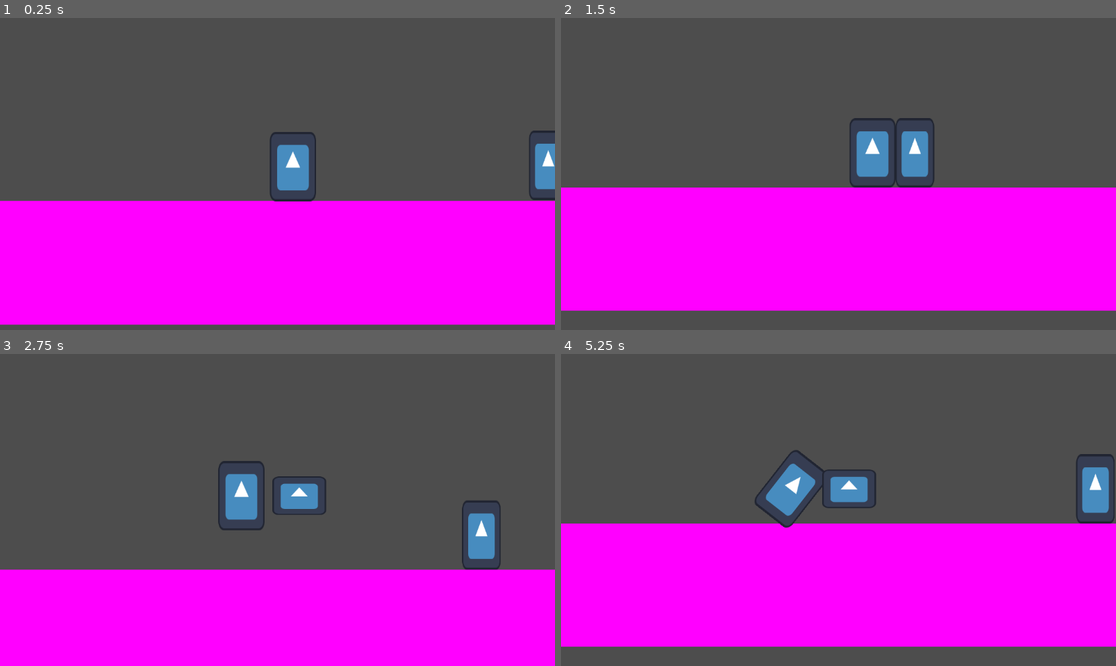
Above: before the commit, frames 1-4 (two rows, left to right).
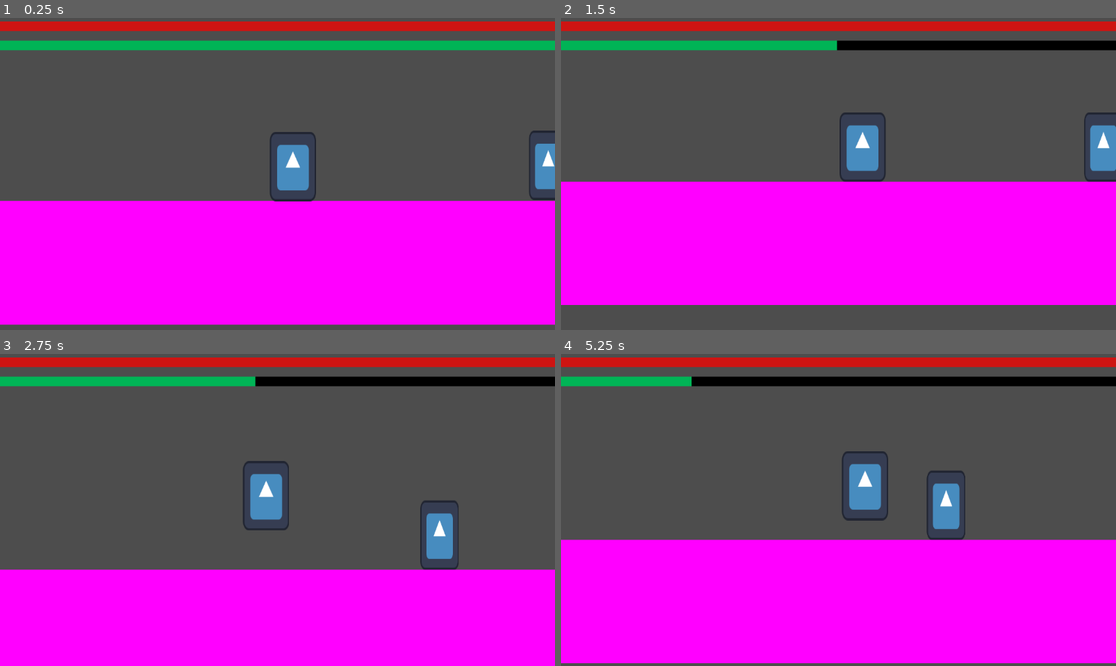
Above: after the commit, the same moments.

Repository: CodeScratcher/soulslike
Game: Godot game, scene res://Levels/test_scene.tscn
The game is run twice, just before and just after one commit, with the same random seed, the same clock (stepped at 60 frames per second) and the same inputs. The engine's default icon, where the game draws it, is replaced by a stand-in: a white triangle on a blue panel in a dark square.
Inputs (mouse positions are in pixels of both pictures, inside the frame that each line leads up to):
- Up to frame 1 (0.25 s): no input
- Up to frame 2 (1.5 s): move the mouse to (960, 158) at 0.52 s; press the mouse at (960, 158) at 0.53 s; hold D (right) from 0.53 s (still down); tap W (jump) at 0.77, 1.07 s; tap Space (roll) at 0.8, 1.35 s; move the mouse to (727, 189) at 1.27 s; release the mouse at (727, 189) at 1.28 s
- Up to frame 3 (2.75 s): tap W (jump) at 1.52, 1.55, 1.82 s; move the mouse to (333, 441) at 2.02 s; release D (right) at 2.03 s; hold A (left) from 2.03 s (still down); hold W (jump) from 2.03 s (still down); click (333, 441) at 2.3 s
- Up to frame 4 (5.25 s): move the mouse to (810, 572) at 2.77 s; release A (left) at 2.78 s; release W (jump) at 2.78 s; hold D (right) 2.78-4.28 s; click (810, 572) at 2.85 s; tap W (jump) at 3.02, 3.32, 3.77, 3.8, 4.07, 4.52, 4.82 s; tap Space (roll) at 3.05 s; move the mouse to (1005, 556) at 3.52 s; hold Space (roll) 3.53-4.28 s; move the mouse to (672, 463) at 4.27 s; hold A (left) 4.28-5.03 s; click (672, 463) at 4.35 s; move the mouse to (866, 510) at 5.02 s; hold D (right) from 5.03 s (still down); hold Space (roll) from 5.03 s (still down)

The runs differ from the first frame. In frame 1, 6.5% of the frame differs, in the area x 0-100%, y 1-11%; in frame 2, 13%; in frame 3, 11%; in frame 4, 21%, in the area x 0-100%, y 1-100%.

Commit message:
Better rolls, attack, and stamina

Diff:
--- a/Levels/test_scene.tscn
+++ b/Levels/test_scene.tscn
@@ -1,5 +1,6 @@
-[gd_scene load_steps=5 format=3 uid="uid://djhm6uvkeixqq"]
+[gd_scene load_steps=6 format=3 uid="uid://djhm6uvkeixqq"]
 
+[ext_resource type="PackedScene" uid="uid://bfri4pc57sg4e" path="res://Objects/GUI.tscn" id="1_eyleb"]
 [ext_resource type="PackedScene" uid="uid://csv2le8er8kd3" path="res://Objects/Player.tscn" id="1_p5mk7"]
 [ext_resource type="PackedScene" uid="uid://d3am4wmcyhydx" path="res://Objects/test_enemy.tscn" id="2_5tng7"]
 
@@ -9,6 +10,9 @@
 [sub_resource type="PlaceholderTexture2D" id="PlaceholderTexture2D_ri3h2"]
 
 [node name="TestScene" type="Node2D"]
+
+[node name="Gui" parent="." node_paths=PackedStringArray("player") instance=ExtResource("1_eyleb")]
+player = NodePath("../Player")
 
 [node name="StaticBody2D" type="StaticBody2D" parent="."]
 position = Vector2(304, 512)
--- /dev/null
+++ b/Objects/GUI.tscn
@@ -0,0 +1,61 @@
+[gd_scene load_steps=6 format=3 uid="uid://bfri4pc57sg4e"]
+
+[ext_resource type="Script" path="res://Scripts/GUI.gd" id="1_2lrv1"]
+
+[sub_resource type="Gradient" id="Gradient_7c34m"]
+offsets = PackedFloat32Array(0)
+colors = PackedColorArray(0, 0, 0, 1)
+
+[sub_resource type="GradientTexture2D" id="GradientTexture2D_3buj6"]
+gradient = SubResource("Gradient_7c34m")
+width = 1152
+height = 20
+fill_to = Vector2(1, 1)
+
+[sub_resource type="Gradient" id="Gradient_gp3uk"]
+offsets = PackedFloat32Array(1)
+colors = PackedColorArray(1, 1, 1, 1)
+
+[sub_resource type="GradientTexture2D" id="GradientTexture2D_0h1h7"]
+gradient = SubResource("Gradient_gp3uk")
+width = 1152
+height = 20
+
+[node name="CanvasLayer" type="CanvasLayer"]
+script = ExtResource("1_2lrv1")
+
+[node name="Gui" type="Control" parent="."]
+layout_mode = 3
+anchors_preset = 15
+anchor_right = 1.0
+anchor_bottom = 1.0
+grow_horizontal = 2
+grow_vertical = 2
+
+[node name="VBoxContainer" type="VBoxContainer" parent="Gui"]
+custom_minimum_size = Vector2(400, 0)
+layout_mode = 1
+anchors_preset = 10
+anchor_right = 1.0
+offset_bottom = 74.0
+grow_horizontal = 2
+theme_override_constants/separation = 20
+alignment = 1
+
+[node name="Health" type="TextureProgressBar" parent="Gui/VBoxContainer"]
+custom_minimum_size = Vector2(0, 20)
+layout_mode = 2
+step = 0.0
+texture_under = SubResource("GradientTexture2D_3buj6")
+texture_progress = SubResource("GradientTexture2D_0h1h7")
+tint_under = Color(0, 0, 0, 1)
+tint_progress = Color(0.807843, 0.0784314, 0.0705882, 1)
+
+[node name="Stamina" type="TextureProgressBar" parent="Gui/VBoxContainer"]
+custom_minimum_size = Vector2(0, 20)
+layout_mode = 2
+step = 0.0
+texture_under = SubResource("GradientTexture2D_3buj6")
+texture_progress = SubResource("GradientTexture2D_0h1h7")
+tint_under = Color(0, 0, 0, 1)
+tint_progress = Color(0, 0.705882, 0.337255, 1)
--- a/Objects/Player.tscn
+++ b/Objects/Player.tscn
@@ -8,6 +8,7 @@
 
 [sub_resource type="Animation" id="Animation_xbd5x"]
 resource_name = "attack"
+length = 0.3
 tracks/0/type = "value"
 tracks/0/imported = false
 tracks/0/enabled = true
@@ -15,7 +16,7 @@
 tracks/0/interp = 1
 tracks/0/loop_wrap = true
 tracks/0/keys = {
-"times": PackedFloat32Array(0, 1),
+"times": PackedFloat32Array(0, 0.3),
 "transitions": PackedFloat32Array(1, 1),
 "update": 1,
 "values": [true, false]
@@ -27,7 +28,7 @@
 tracks/1/interp = 1
 tracks/1/loop_wrap = true
 tracks/1/keys = {
-"times": PackedFloat32Array(0, 1),
+"times": PackedFloat32Array(0, 0.3),
 "transitions": PackedFloat32Array(1, 1),
 "update": 1,
 "values": [false, true]
@@ -72,10 +73,50 @@
 "values": [1, 5]
 }
 
+[sub_resource type="Animation" id="Animation_hwddi"]
+resource_name = "roll_left"
+tracks/0/type = "value"
+tracks/0/imported = false
+tracks/0/enabled = true
+tracks/0/path = NodePath("Sprite2D:rotation")
+tracks/0/interp = 2
+tracks/0/loop_wrap = true
+tracks/0/keys = {
+"times": PackedFloat32Array(0, 1),
+"transitions": PackedFloat32Array(1, 1),
+"update": 0,
+"values": [0.0, -6.28319]
+}
+tracks/1/type = "value"
+tracks/1/imported = false
+tracks/1/enabled = true
+tracks/1/path = NodePath("Hurtbox/HurtboxCollider:disabled")
+tracks/1/interp = 1
+tracks/1/loop_wrap = true
+tracks/1/keys = {
+"times": PackedFloat32Array(0.2, 0.8),
+"transitions": PackedFloat32Array(1, 1),
+"update": 1,
+"values": [true, false]
+}
+tracks/2/type = "value"
+tracks/2/imported = false
+tracks/2/enabled = true
+tracks/2/path = NodePath(".:collision_mask")
+tracks/2/interp = 1
+tracks/2/loop_wrap = true
+tracks/2/keys = {
+"times": PackedFloat32Array(-0.1, 1),
+"transitions": PackedFloat32Array(1, 1),
+"update": 1,
+"values": [1, 5]
+}
+
 [sub_resource type="AnimationLibrary" id="AnimationLibrary_kr5nq"]
 _data = {
 "attack": SubResource("Animation_xbd5x"),
-"roll": SubResource("Animation_vm236")
+"roll": SubResource("Animation_vm236"),
+"roll_left": SubResource("Animation_hwddi")
 }
 
 [sub_resource type="RectangleShape2D" id="RectangleShape2D_qdofb"]
@@ -123,17 +164,17 @@
 
 [node name="Hitbox" type="Area2D" parent="."]
 visible = false
-position = Vector2(62, -28)
+position = Vector2(16, -28)
 collision_layer = 16
 collision_mask = 0
 
 [node name="CollisionShape2D" type="CollisionShape2D" parent="Hitbox"]
-position = Vector2(14, 0)
+position = Vector2(68, 0)
 shape = SubResource("RectangleShape2D_8xc5h")
 disabled = true
 
 [node name="Sprite2D" type="Sprite2D" parent="Hitbox"]
-position = Vector2(14, -9.53674e-07)
+position = Vector2(68, -9.53674e-07)
 scale = Vector2(0.4375, 0.3125)
 texture = ExtResource("2_oq334")
 
--- /dev/null
+++ b/Scripts/GUI.gd
@@ -0,0 +1,8 @@
+extends CanvasLayer
+
+@export var player: Node2D
+
+# Called every frame. 'delta' is the elapsed time since the previous frame.
+func _process(delta):
+	$Gui/VBoxContainer/Health.value = player.hp / player.MAX_HP * 100
+	$Gui/VBoxContainer/Stamina.value = player.stamina / player.MAX_STAMINA * 100
--- a/Scripts/Player.gd
+++ b/Scripts/Player.gd
@@ -15,11 +15,16 @@
 var started_jump = false
 var finished_jump = false
 
+var MAX_HP = 100
+var MAX_STAMINA = 100
+
 var hp = 100
+var stamina = 100
 
 func _physics_process(delta):
 	var in_roll = $AnimationPlayer.current_animation == "roll"
-
+	var in_attack = $AnimationPlayer.current_animation == "attack"
+	var neutral = (not in_roll) and (not in_attack)
 	# Add the gravity.
 	if not is_on_floor():
 		velocity.y += gravity * delta
@@ -34,7 +39,7 @@
 		finished_jump = false
 
 	# Handle jump.
-	if Input.is_action_pressed("jump") and jump_timer < JUMP_VARIETY and not finished_jump and not in_roll:
+	if Input.is_action_pressed("jump") and jump_timer < JUMP_VARIETY and not finished_jump and neutral:
 		velocity.y = JUMP_VELOCITY
 
 		# Coyote time
@@ -45,24 +50,41 @@
 	# Get the input direction and handle the movement/deceleration.
 	var direction = Input.get_axis("left", "right")
 
-	if not in_roll:
+	if neutral:
 		if direction:
 			velocity.x += direction * ACCEL
 		else:
 			velocity.x = move_toward(velocity.x, 0, DECEL)
 
 		velocity.x = clamp(velocity.x, -MAX_SPEED, MAX_SPEED)
-	else:
+	elif in_roll:
 		velocity.x = ROLL_SPEED * sign(velocity.x)
+	elif in_attack:
+		velocity.x = 0
 
 	move_and_slide()
 
-	if Input.is_action_pressed("roll") and velocity.x != 0 and is_on_floor():
-		$AnimationPlayer.play("roll")
+	if Input.is_action_pressed("roll") and velocity.x != 0 and is_on_floor() and neutral and stamina >= 25:
+		if velocity.x > 0:
+			$AnimationPlayer.play("roll")
+		else:
+			$AnimationPlayer.play("roll_left")
+		stamina -= 25
 
-	if Input.is_action_pressed("light"):
+	if Input.is_action_pressed("light") and neutral and stamina >= 10:
 		$AnimationPlayer.play("attack")
+		stamina -= 10
 
+	stamina += 5 * delta
+
+	stamina = clamp(stamina, 0, 100)
+
+	if velocity.x > 0:
+		$Hitbox.scale.x = 1
+		$Sprite2D.flip_h = false
+	elif velocity.x < 0:
+		$Hitbox.scale.x = -1
+		$Sprite2D.flip_h = true
 
 func hit(area):
 	hp -= 10
--- a/Scripts/test_enemy.gd
+++ b/Scripts/test_enemy.gd
@@ -2,6 +2,7 @@
 
 var gravity = ProjectSettings.get_setting("physics/2d/default_gravity")
 var hp = 30
+
 func _physics_process(delta):
 	if not is_on_floor():
 		velocity.y += gravity * delta
Not shown: 1 places in Objects/Player.tscn that only renumber resources
